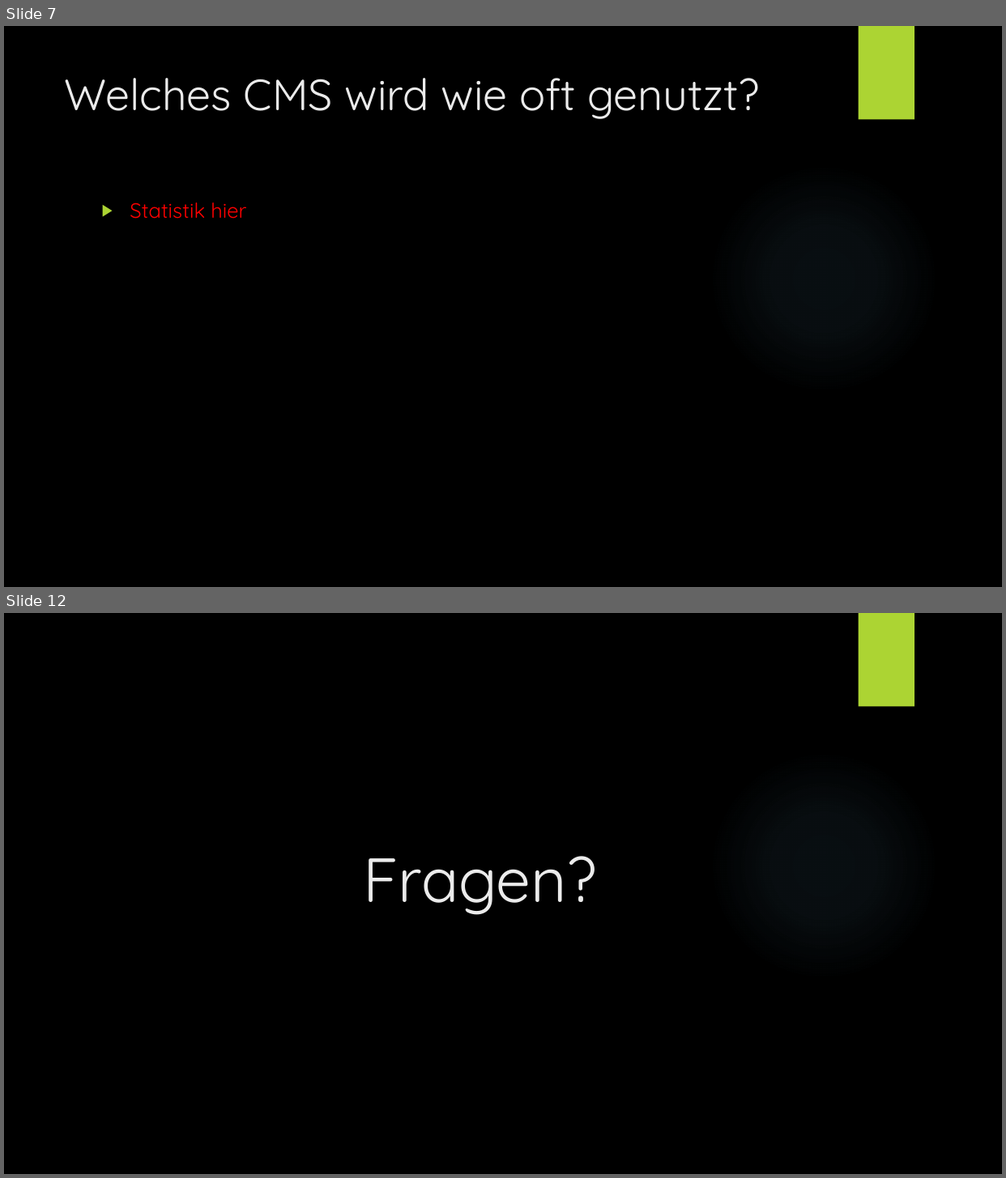
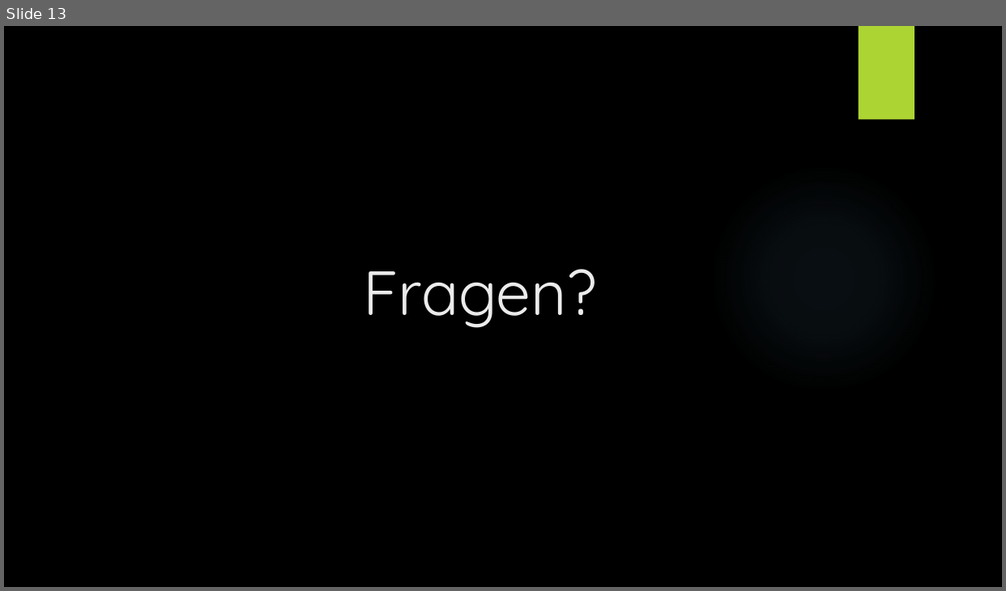
Before and after one commit to Tiim/Unibas-HS19-Internet-and-Secutity-project-webcrawler, a slide deck: Präsentation/Web Crawling.pptx. Shown one above the other, each under a label of ours: slides 7 and 12 before the commit, slide 13 after it; the slides between them are not shown. The pictures are 1006x1178 and 1006x591 pixels, drawn with LibreOffice and Linux fonts; fonts in the diff are those of the drawing; background and template pictures are left out. Boxes give left, top, right and bottom in pixels: in the first picture for what was removed or moved away, otherwise in the second. Text is boxed around its words. In the diff, an @@ line names an element or a change of style, - is before the commit and + after.

```diff
--- a/Präsentation/Web Crawling.pptx
+++ b/Präsentation/Web Crawling.pptx
@@ slide 7 removed at (x1=4, y1=26, x2=1002, y2=587), background picture (left out); not listed: 2 template elements that a slide beside it also shows @@
@@ title removed at (x1=65, y1=78, x2=760, y2=119) @@
-Welches CMS wird wie oft genutzt?
@@ text removed at (x1=130, y1=203, x2=246, y2=219) @@
-▶ Statistik hier
@@ what was slide 12 is now slide 13 @@
```
Also in this commit, not shown: 5 slides changed, 7 slides added, 5 other slides removed, 3 other files.
